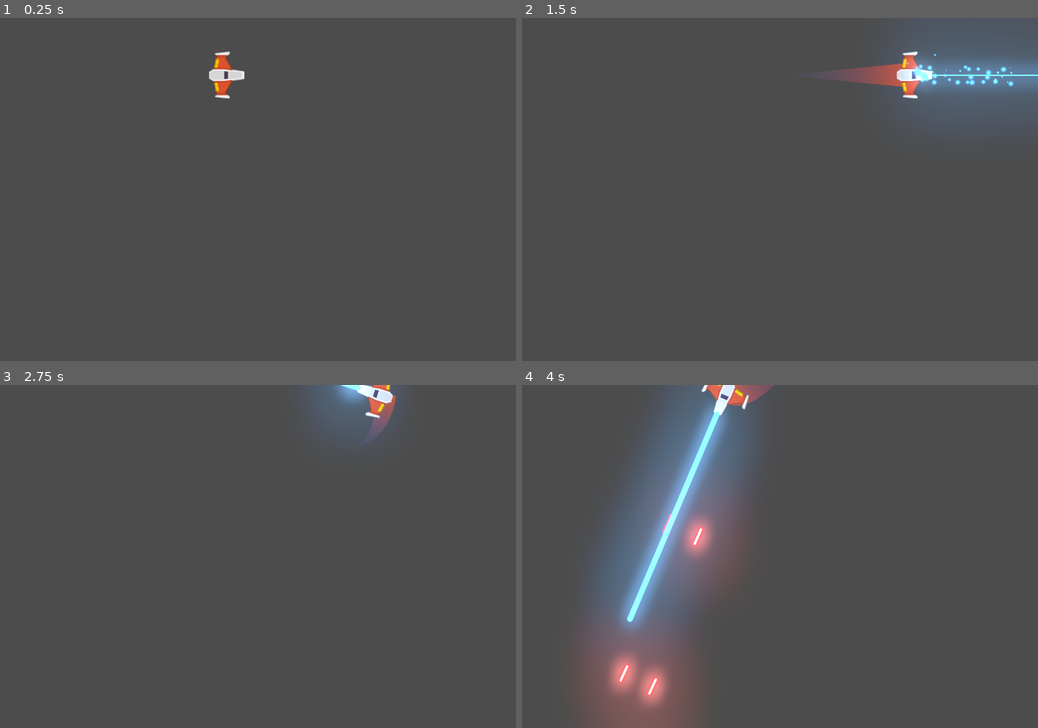
Above: before the commit, frames 1-4 (two rows, left to right).
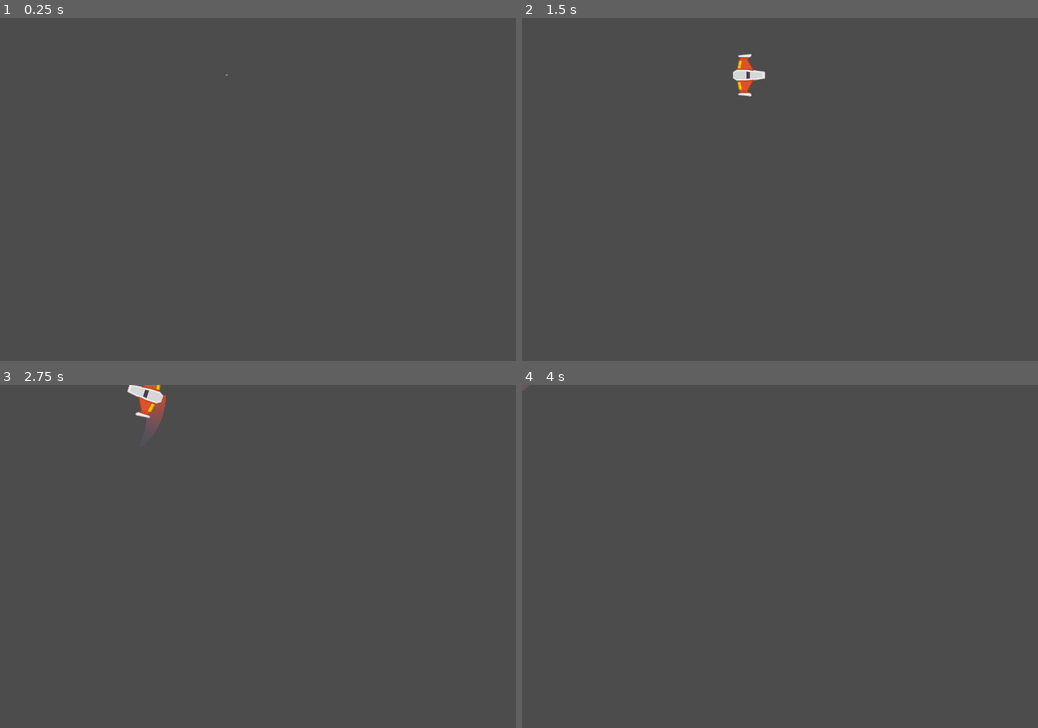
Above: after the commit, the same moments.

Repository: rikochet87/meteoritos_Juego
Game: Godot game, scene res://Juego/Niveles/Nivel.tscn
Same seed, same stepped clock (60 frames per second), same inputs: the game is played once before the commit and once after it.
Inputs:
- Up to frame 1 (0.25 s): no input
- Up to frame 2 (1.5 s): tap Enter at 0.5 s; hold W (mover_adelante) 0.53-1.28 s; hold F (disparo_principal) 0.53-1.28 s; hold S (mover_atras) from 1.28 s (still down); tap G (disparo_secundario) at 1.35 s
- Up to frame 3 (2.75 s): release S (mover_atras) at 2.03 s; hold W (mover_adelante) from 2.03 s (still down); hold A (rotar_antihorario) from 2.03 s (still down)
- Up to frame 4 (4 s): release A (rotar_antihorario) at 2.78 s; tap D (rotar_horario) at 2.85 s; release W (mover_adelante) at 3.53 s; hold S (mover_atras) from 3.53 s (still down); hold F (disparo_principal) from 3.53 s (still down)

The runs differ from the first frame. In frame 1, 0.5% of the frame differs, in the area x 40-48%, y 9-24%; in frame 2, 7.3%; in frame 3, 2.6%; in frame 4, 21%, in the area x 0-49%, y 0-100%.

Commit message:
Maquina de estados finitos, spawnear

Diff:
--- a/Juego/Canion/Canion.gd
+++ b/Juego/Canion/Canion.gd
@@ -13,6 +13,7 @@
 onready var disparo_sfx:AudioStreamPlayer2D = $DisparosSFX
 onready var esta_enfriado:bool = true
 onready var esta_disparando:bool = false setget set_esta_disparando
+onready var puede_disparar:bool = false setget set_puede_disparar
 
 ## Atributos
 var puntos_disparo:Array = []
@@ -20,6 +21,8 @@
 ## setters y getters
 func set_esta_disparando(disparando:bool) -> void:
 	esta_disparando = disparando
+func set_puede_disparar(duenio_pude:bool) -> void:
+	puede_disparar = duenio_pude
 
 ## Metodos
 func _ready() -> void:
--- a/Juego/Naves/Player/Player.gd
+++ b/Juego/Naves/Player/Player.gd
@@ -1,22 +1,34 @@
 # Player.gd
 class_name Player
 extends RigidBody2D
+
+## Enums
+enum ESTADO {SPAWN, VIVO, INVENCIBLE, MUERTO}
 
 ## Atributos export
 export var potencia_motor:int = 20
 export var potencia_rotacion:int = 280
 export var estela_maxima:int = 150
+
 ## Atributos
 var empuje:Vector2 = Vector2.ZERO
 var dir_rotacion:int = 0
+var estado_actual:int = ESTADO.SPAWN
+
 ## Atributos onready
 onready var canion:Canion = $Canion
 onready var laser:RayoLaser = $LaserBeam2D
 onready var estela:Estela = $EstelaPuntoInicio/Trail2D
 onready var motor_sfx:Motor = $MotorSFX
+onready var colisionador:CollisionShape2D = $CollisionShape2D
+
 ## Metodos
+func _ready() -> void:
+	controlador_estados(estado_actual)
 
 func _unhandled_input(event: InputEvent) -> void:
+	if not esta_input_activo():
+		return
 	# Disparo rayo
 	if event.is_action_pressed("disparo_secundario"):
 		laser.set_is_casting(true)
@@ -40,7 +52,34 @@
 	player_input()
 
 ## Metodos Custom
+func controlador_estados(nuevo_estado: int) -> void:
+	match nuevo_estado:
+		ESTADO.SPAWN:
+			colisionador.set_deferred("disabled", true)
+			canion.set_puede_disparar(false)
+		ESTADO.VIVO:
+			colisionador.set_deferred("disabled", false)
+			canion.set_puede_disparar(true)
+		ESTADO.INVENCIBLE:
+			colisionador.set_deferred("disabled", true)
+		ESTADO.MUERTO:
+			colisionador.set_deferred("disabled", true)
+			canion.set_puede_disparar(true)
+			queue_free()
+		_:
+			printerr("Error de estado")
+
+	estado_actual = nuevo_estado
+
+func esta_input_activo() ->bool:
+	if estado_actual in [ESTADO.MUERTO, ESTADO.SPAWN]:
+		return false
+
+	return true
+
 func player_input() -> void:
+	if not esta_input_activo():
+		return
 	# Empuje
 	empuje = Vector2.ZERO
 	if Input.is_action_pressed("mover_adelante"):
@@ -60,3 +99,8 @@
 		canion.set_esta_disparando(true)
 	if Input.is_action_just_released("disparo_principal"):
 		canion.set_esta_disparando(false)
+
+## Señales Internas
+func _on_AnimationPlayer_animation_finished(anim_name: String) -> void:
+	if anim_name == "spawn":
+		controlador_estados(ESTADO.VIVO)
--- a/Juego/Naves/Player/Player.tscn
+++ b/Juego/Naves/Player/Player.tscn
@@ -15,6 +15,26 @@
 [sub_resource type="CircleShape2D" id=2]
 radius = 35.2238
 
+[sub_resource type="Animation" id=3]
+resource_name = "default"
+length = 1.6
+
+[sub_resource type="Animation" id=4]
+resource_name = "spawn"
+length = 1.6
+tracks/0/type = "value"
+tracks/0/path = NodePath("Sprite:scale")
+tracks/0/interp = 1
+tracks/0/loop_wrap = true
+tracks/0/imported = false
+tracks/0/enabled = true
+tracks/0/keys = {
+"times": PoolRealArray( 0, 0.8, 1, 1.2, 1.4, 1.6 ),
+"transitions": PoolRealArray( 1, 1, 1, 1, 1, 1 ),
+"update": 0,
+"values": [ Vector2( 1e-05, 1e-05 ), Vector2( 0.2, 0.2 ), Vector2( 0.4, 0.4 ), Vector2( 0.6, 0.6 ), Vector2( 0.8, 0.8 ), Vector2( 1, 1 ) ]
+}
+
 [node name="Player" type="RigidBody2D"]
 position = Vector2( -0.374573, 0 )
 z_index = 50
@@ -27,6 +47,7 @@
 
 [node name="Sprite" type="Sprite" parent="."]
 rotation = 1.5708
+scale = Vector2( 1e-05, 1e-05 )
 texture = ExtResource( 1 )
 
 [node name="CollisionShape2D" type="CollisionShape2D" parent="."]
@@ -61,4 +82,11 @@
 
 [node name="MotorSFX" parent="." instance=ExtResource( 7 )]
 
+[node name="AnimationPlayer" type="AnimationPlayer" parent="."]
+autoplay = "spawn"
+anims/default = SubResource( 3 )
+anims/spawn = SubResource( 4 )
+
+[connection signal="animation_finished" from="AnimationPlayer" to="." method="_on_AnimationPlayer_animation_finished"]
+
 [editable path="Canion"]
Not shown: 1 places in Juego/Naves/Player/Player.tscn that only renumber resources
